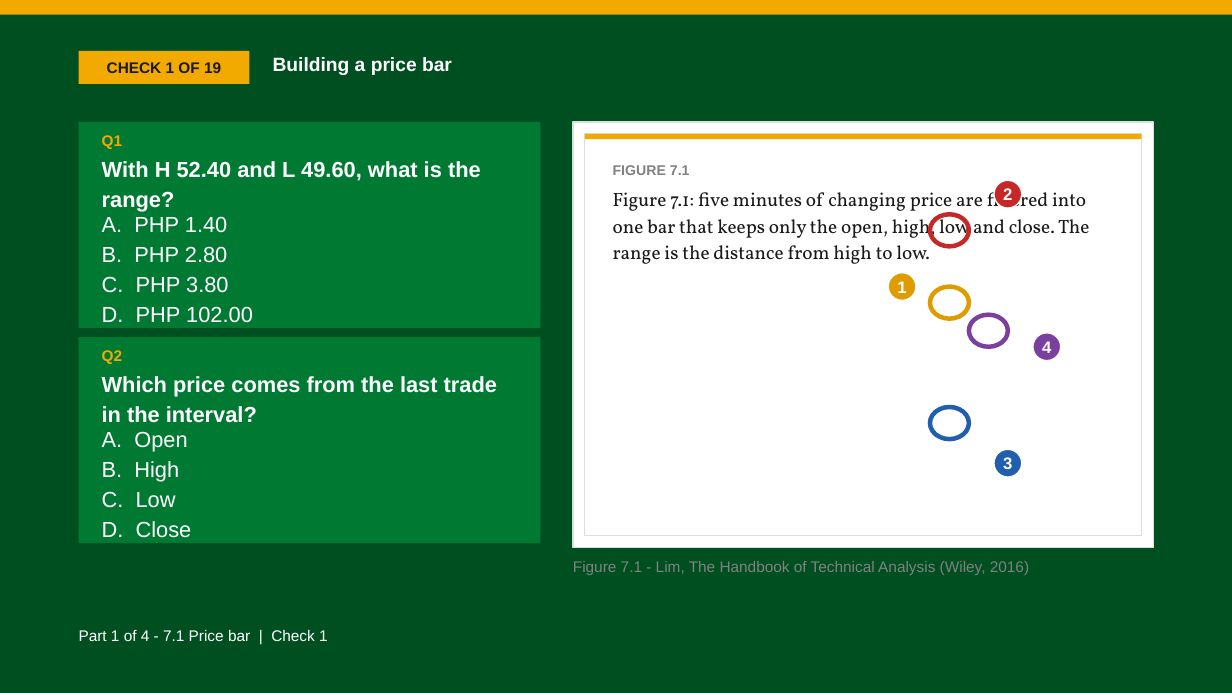
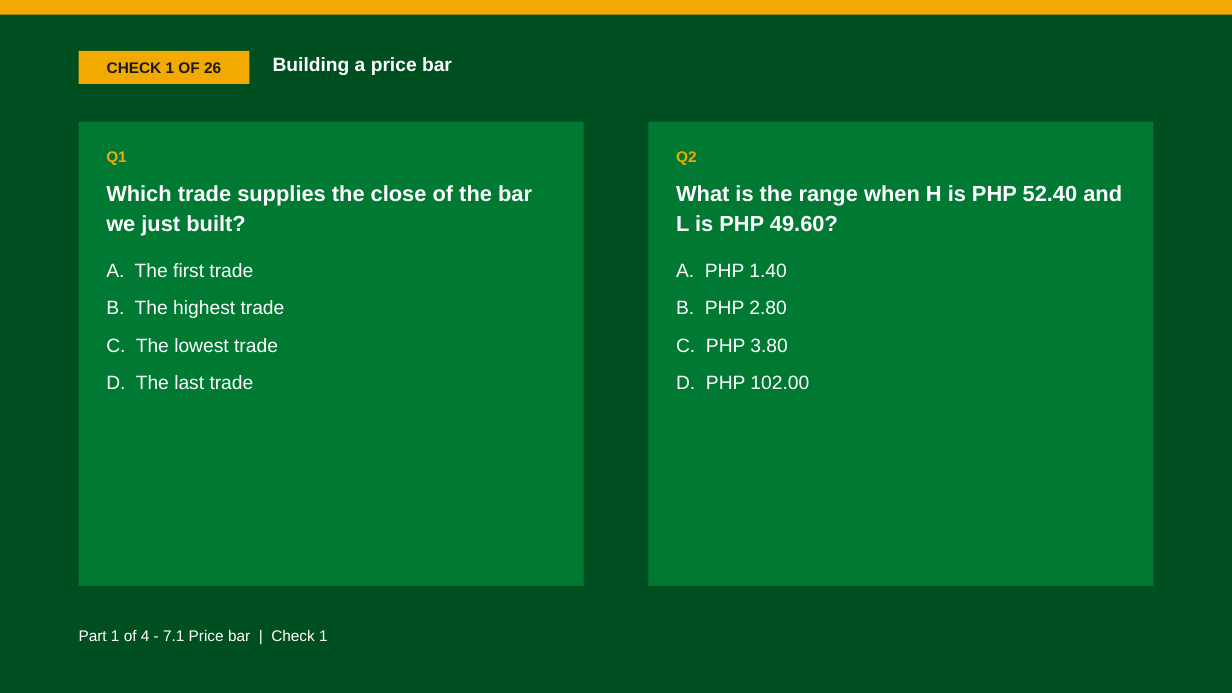
Before and after one commit to benjiesotelo-sudo/Telos_FIN1209, a slide deck: slide 8 of chapter-07/FIN1209-Chapter-07.pptx (slide 12 before the commit). Drawn at 1232x693 pixels with LibreOffice and Linux fonts; fonts in the diff are those of the drawing. Boxes give left, top, right and bottom in pixels: in the first picture for what was removed or moved away, otherwise in the second. Text is boxed around its words. In the diff, an @@ line names an element or a change of style, - is before the commit and + after.

```diff
--- a/chapter-07/FIN1209-Chapter-07.pptx
+++ b/chapter-07/FIN1209-Chapter-07.pptx
@@ text in rectangle at [107, 62, 221, 73]: text changed @@
-CHECK 1 OF 19
+CHECK 1 OF 26
@@ rectangle: place and size @@
-rectangle at [79, 122, 541, 328]
+rectangle at [79, 122, 584, 586]
@@ text "Q1": place and size @@
-text "Q1" at [102, 135, 123, 149]
+text "Q1" at [106, 151, 127, 165]
@@ rectangle removed at [573, 122, 1153, 548] @@
@@ rectangle removed at [585, 134, 1141, 536] @@
@@ rectangle removed at [585, 134, 1141, 140] @@
@@ rectangle: place and size @@
-rectangle at [79, 337, 541, 543]
+rectangle at [649, 122, 1154, 586]
@@ text "Q2": place and size @@
-text "Q2" at [102, 350, 123, 364]
+text "Q2" at [676, 151, 697, 165]
@@ text removed at [613, 165, 1089, 264] @@
-FIGURE 7.1
-Figure 7.1: five minutes of changing price are filtered into one bar that keeps only the open, high, low and close. The range is the distance from high to low.
@@ text at [106, 185, 532, 236]: text changed @@
-With H 52.40 and L 49.60, what is the range?
+Which trade supplies the close of the bar we just built?
@@ text added at [676, 185, 1122, 232], 17 pt, text #FFFFFF, bold @@
+What is the range when H is PHP 52.40 and L is PHP 49.60?
@@ ellipse removed at [994, 180, 1022, 208] @@
-2
@@ ellipse removed at [930, 214, 969, 247] @@
@@ text added at [106, 263, 285, 390], 15 pt, text #FFFFFF @@
+A. The first trade
+B. The highest trade
+C. The lowest trade
+D. The last trade
@@ text "A. PHP 1.40": place and size @@
-text "A. PHP 1.40" at [102, 216, 253, 323]
+text "A. PHP 1.40" at [676, 263, 809, 389]
@@ text "A. PHP 1.40" at [676, 263, 809, 389]: size 17 to 15 pt; line spacing 1.05 to 1.12; more space between paragraphs @@
@@ ellipse removed at [888, 273, 916, 300] @@
-1
@@ ellipse removed at [930, 287, 969, 319] @@
@@ ellipse removed at [970, 315, 1008, 348] @@
@@ ellipse removed at [1033, 333, 1061, 360] @@
-4
@@ text removed at [102, 376, 497, 423] @@
-Which price comes from the last trade in the interval?
@@ ellipse removed at [930, 407, 969, 439] @@
@@ text removed at [102, 431, 192, 538] @@
-A. Open
-B. High
-C. Low
-D. Close
@@ ellipse removed at [994, 449, 1022, 477] @@
-3
@@ text removed at [573, 561, 1029, 575] @@
-Figure 7.1 - Lim, The Handbook of Technical Analysis (Wiley, 2016)
```
Also in this commit, not shown: 22 other slides changed, 217 slides added, 99 slides removed, 6 other files.
